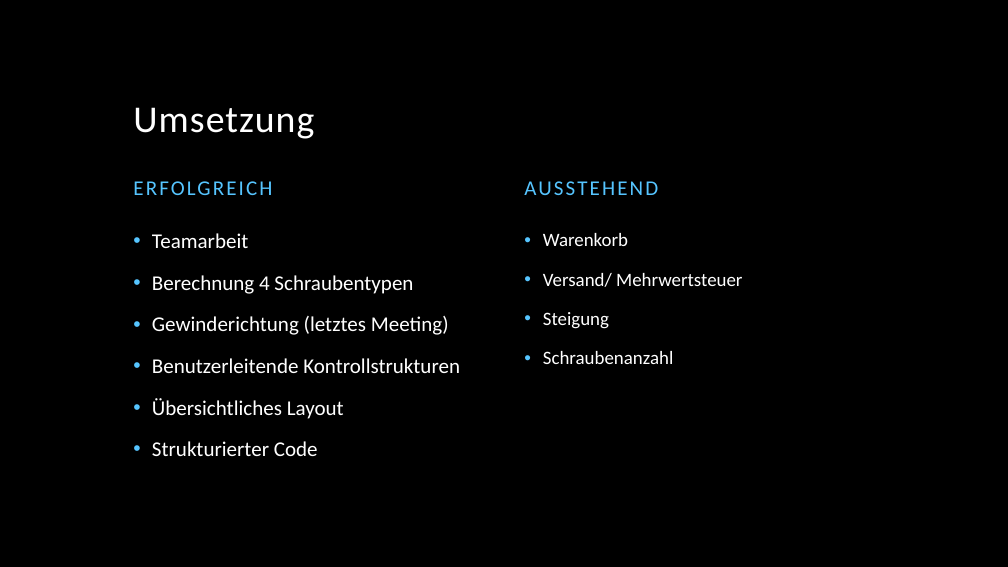
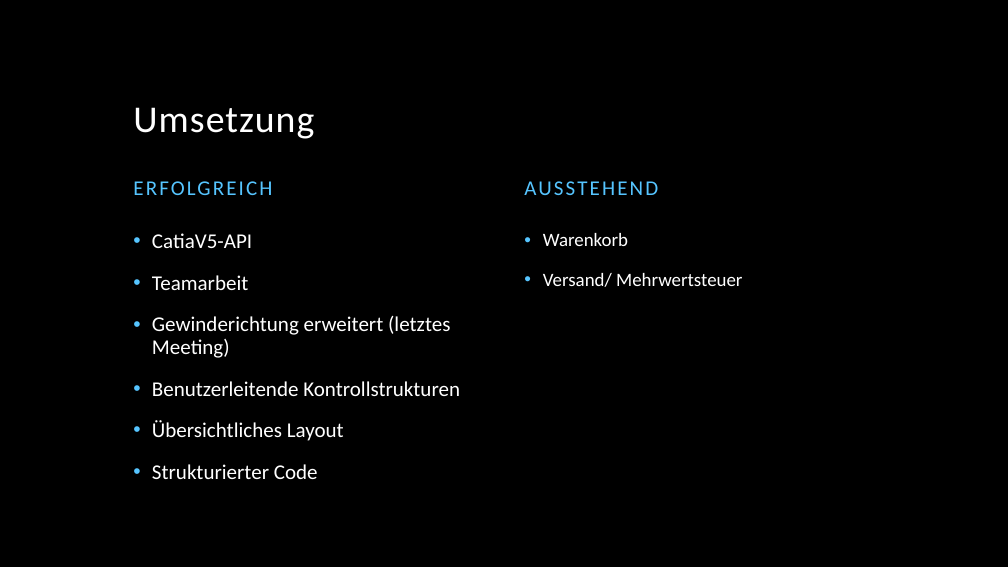
Before and after one commit to ClaasLu/Schraubenshop-Gruppe-J, a slide deck: slide 4 of Vorstellung Sprint 2.pptx. Drawn at 1008x567 pixels with LibreOffice and Linux fonts; fonts in the diff are those of the drawing; background and template pictures are left out. Boxes give left, top, right and bottom in pixels: in the first picture for what was removed or moved away, otherwise in the second. Text is boxed around its words. In the diff, an @@ line names an element or a change of style, - is before the commit and + after.

```diff
--- a/Vorstellung Sprint 2.pptx
+++ b/Vorstellung Sprint 2.pptx
@@ text at (152, 233, 252, 248): paragraph added @@
+• CatiaV5-API
@@ text at (152, 316, 450, 358): text changed @@
-• Berechnung 4 Schraubentypen
-• Gewinderichtung (letztes Meeting)
+• Gewinderichtung erweitert (letztes Meeting)
@@ text at (543, 312, 673, 364): paragraphs removed @@
-• Steigung
-• Schraubenanzahl
```
Also in this commit, not shown: 3 other slides changed.
